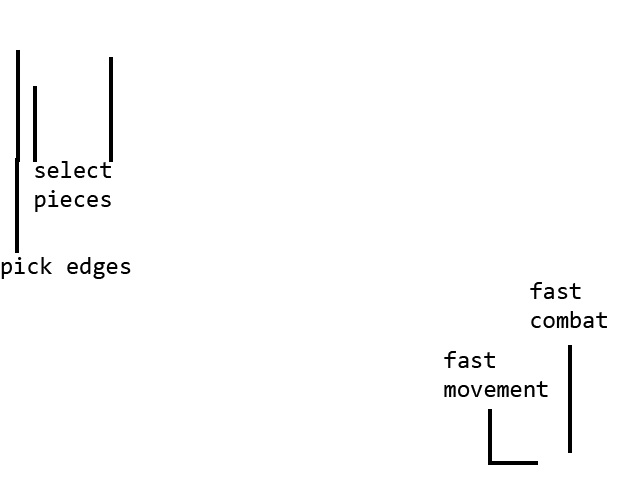
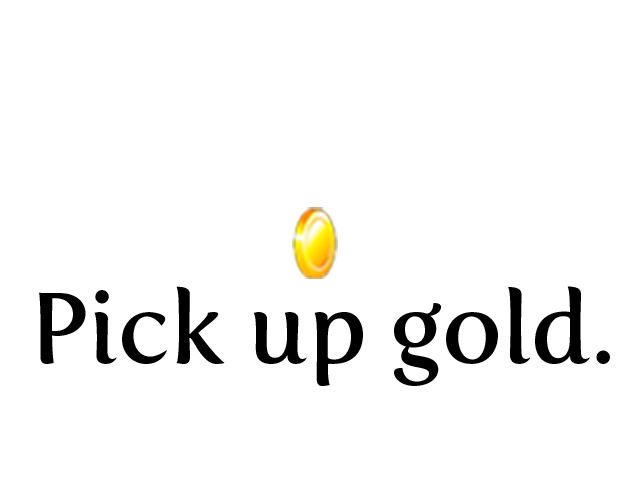
Comparing the layer stacks of the two 640x480 images. Changes:
hid "fast combat" over [530, 282, 607, 328]
hid "fast movement" over [444, 351, 548, 397]
hid "pick edges" over [1, 257, 131, 279]
hid "select pieces" over [35, 161, 111, 212]
hid "Shape 1" over [15, 50, 572, 465]
showed "Pick up gold." over [39, 286, 610, 386]
showed "gold" (1st of 2) over [292, 207, 338, 279]
